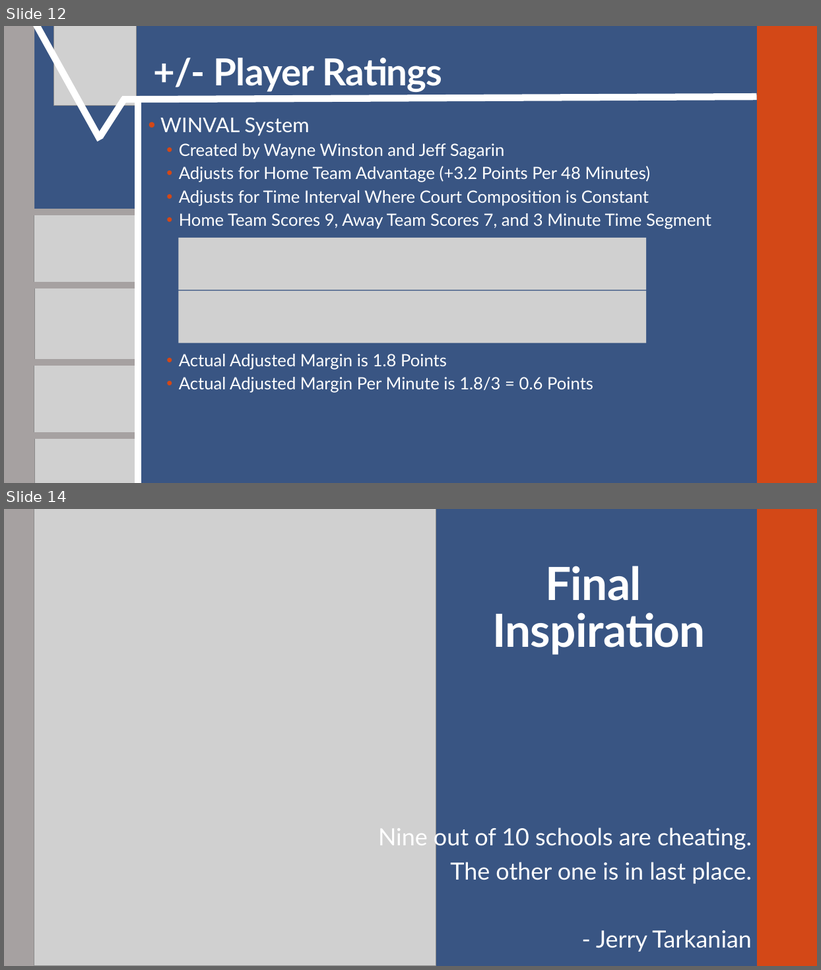
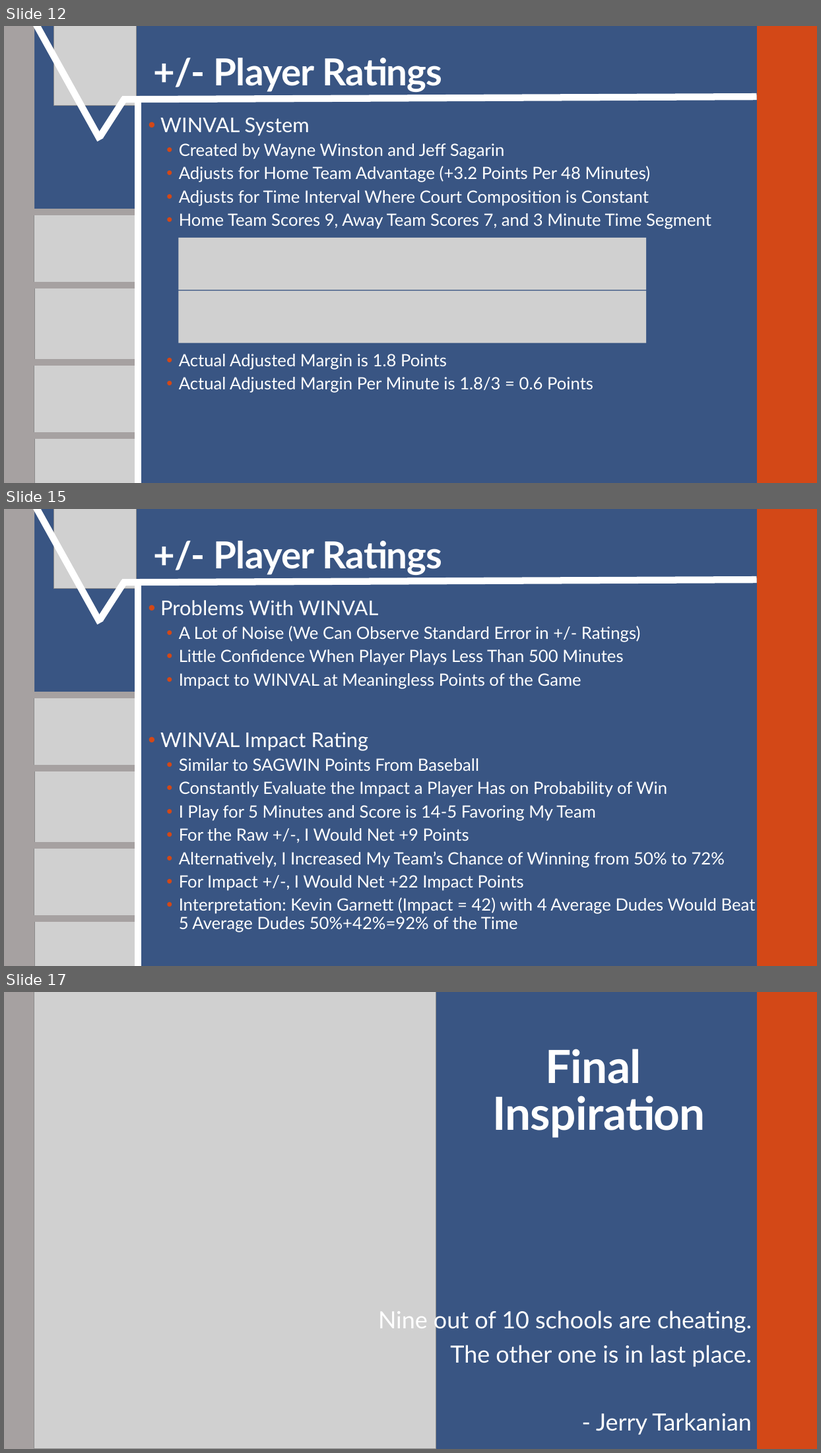
Before and after one commit to SuperMarioGiacomazzo/STOR390_WEBSITE, a slide deck: Slides/Basketball 2/Basketball_2_Lecture.pptx. Shown one above the other, each under a label of ours: slides 12 and 14 before the commit, slides 12, 15 and 17 after it; the slides between them are not shown. The pictures are 821x970 and 821x1453 pixels, drawn with LibreOffice and Linux fonts; fonts in the diff are those of the drawing; grey boxes stand for pictures. Boxes give left, top, right and bottom in pixels: in the first picture for what was removed or moved away, otherwise in the second. Text is boxed around its words. In the diff, an @@ line names an element or a change of style, - is before the commit and + after.

```diff
--- a/Slides/Basketball 2/Basketball_2_Lecture.pptx
+++ b/Slides/Basketball 2/Basketball_2_Lecture.pptx
@@ slide 15 added at <box>4,509,817,966</box>, background #395583; not listed: 2 template elements that a slide beside it also shows @@
@@ line added from (33, 509) to (100, 623), #FFFFFF 8 pt @@
@@ picture added at <box>54,509,136,588</box> @@
@@ title added at <box>213,541,442,575</box>, 44 pt, text #FFFFFF, bold @@
++/- Player Ratings
@@ line added from (100, 619) to (125, 582), #FFFFFF 8 pt @@
@@ line added from (122, 582) to (757, 580), #FFFFFF 8 pt @@
@@ line added from (138, 966) to (138, 582), #FFFFFF 8 pt @@
@@ text added at <box>160,600,756,933</box>, 20 pt, text #FFFFFF @@
+• Problems With WINVAL
+  • A Lot of Noise (We Can Observe Standard Error in +/- Ratings)
+  • Little Confidence When Player Plays Less Than 500 Minutes
+  • Impact to WINVAL at Meaningless Points of the Game
+• WINVAL Impact Rating
+  • Similar to SAGWIN Points From Baseball
+  • Constantly Evaluate the Impact a Player Has on Probability of Win
+  • I Play for 5 Minutes and Score is 14-5 Favoring My Team
+  • For the Raw +/-, I Would Net +9 Points
+  • Alternatively, I Increased My Team’s Chance of Winning from 50% to 72%
+  • For Impact +/-, I Would Net +22 Impact Points
+  • Interpretation: Kevin Garnett (Impact = 42) with 4 Average Dudes Would Beat 5 Average Dudes 50%+42%=92% of the Time
@@ line added from (29, 695) to (135, 695), #A6A1A1 8 pt @@
@@ picture added at <box>34,697,141,771</box> @@
@@ line added from (28, 768) to (135, 768), #A6A1A1 8 pt @@
@@ picture added at <box>34,771,141,846</box> @@
@@ line added from (29, 846) to (135, 846), #A6A6A6 8 pt @@
@@ line added from (29, 846) to (135, 846), #A6A1A1 8 pt @@
@@ picture added at <box>34,848,141,922</box> @@
@@ line added from (28, 919) to (135, 919), #A6A1A1 8 pt @@
@@ picture added at <box>34,922,141,966</box> @@
@@ what was slide 14 is now slide 17 @@
```
Also in this commit, not shown: 1 slide changed, 2 other slides added, 4 other files.
